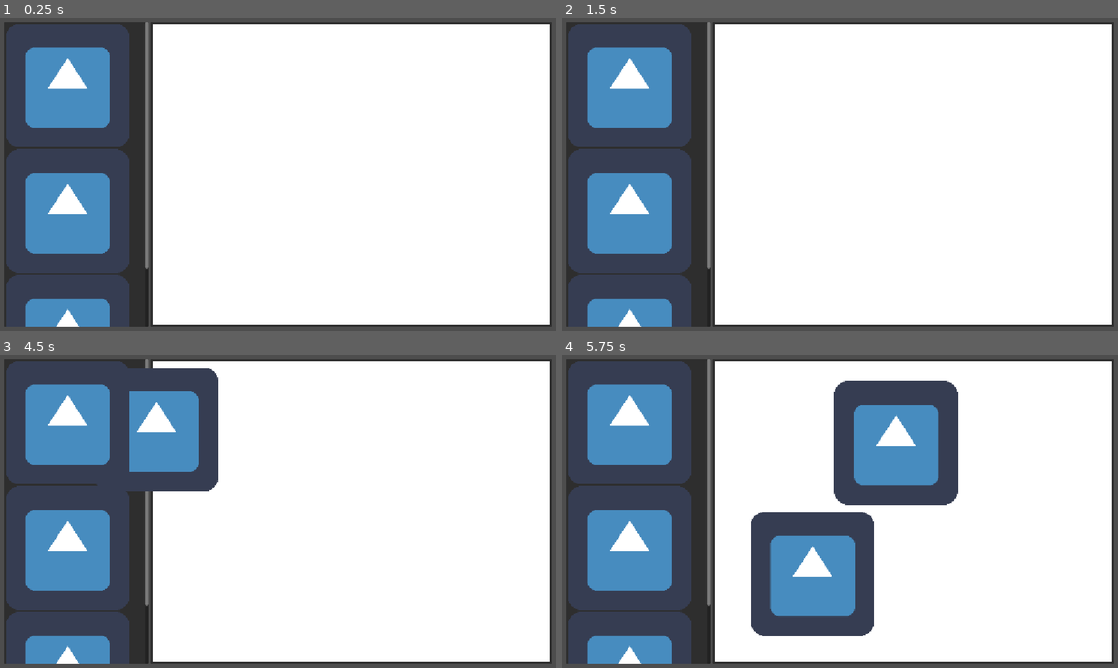
Above: before the commit, frames 1-4 (two rows, left to right).
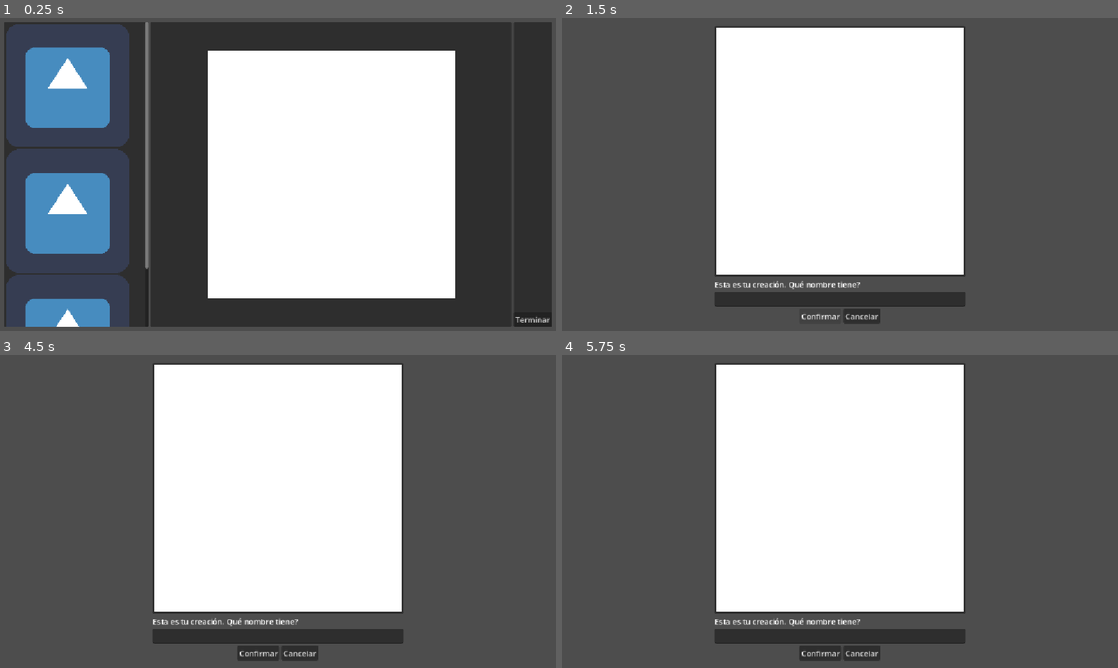
Above: after the commit, the same moments.

Repository: Clovisindo/museo-magico-jam-2
Game: Godot game, scene res://src/canvas.tscn
Two runs of this game, one before a commit and one after it. Both use one fixed random seed, a clock stepped at 60 frames per second and the inputs below. The engine's default icon, where the game draws it, is replaced by a stand-in: a white triangle on a blue panel in a dark square.
Inputs (mouse positions are in pixels of both pictures, inside the frame that each line leads up to):
- Up to frame 1 (0.25 s): no input
- Up to frame 2 (1.5 s): click (1095, 318) at 0.5 s, where only the run after the commit has a clickable "Terminar"; click (817, 315) at 1.25 s, where only the run after the commit has a clickable "Confirmar"
- Up to frame 3 (4.5 s): click (300, 652) at 2 s, where only the run after the commit has a clickable "Cancelar"; click (255, 652) at 2.75 s, where only the run after the commit has a clickable "Confirmar"; click (255, 652) at 3.5 s, where only the run after the commit has a clickable "Confirmar"; tap Enter at 4.25 s; drag from (66, 423) to (333, 442) at 4.27 s
- Up to frame 4 (5.75 s): tap Space at 5 s; drag from (628, 549) to (812, 574) at 5.02 s

The runs differ from the first frame. In frame 1, 33% of the frame differs, in the area x 27-99%, y 1-99%; in frame 2, 49%; in frame 3, 52%; in frame 4, 63%, in the area x 0-100%, y 1-99%.

Commit message:
dialogo de confirmacion

Diff:
--- a/src/canvas.gd
+++ b/src/canvas.gd
@@ -4,6 +4,8 @@
 const PIECES_DIR := "res://assets/pieces/"
 
 func _ready() -> void:
+	%Confirmation.hide()
+	%Main.show()
 	# Cargar imágenes:
 	for file: String in DirAccess.get_files_at(PIECES_DIR):
 		if file.ends_with(".import"):
@@ -16,3 +18,28 @@
 		new_catalog_texture.set_texture(texture)
 		new_catalog_texture.z_index = 100
 		%PieceContainer.add_child(new_catalog_texture)
+
+func create_composite_texture() -> CompositeTexture:
+	var new_composite := CompositeTexture.new()
+	var pieces: Array[TextureRect] = []
+	var positions: Array[Vector2] = []
+	for child: Node in %CanvasRect.get_children():
+		if child is MovableTextureRect:
+			var copy := TextureRect.new()
+			copy.texture = child.texture
+			pieces.push_back(copy)
+			positions.push_back(child.position)
+	new_composite.init(pieces, positions)
+	return new_composite
+
+func _on_submit_button_pressed() -> void:
+	%Main.hide()
+	%Confirmation.show()
+	var canvas_panel: Control = %CanvasPanel
+	#var comp_texture := create_composite_texture()
+	canvas_panel.get_parent().remove_child(canvas_panel)
+	%ConfirmationContainer.add_child(canvas_panel)
+	%ConfirmationContainer.move_child(canvas_panel, 0)
+
+func _on_line_edit_text_changed(new_text: String) -> void:
+	%ConfirmButton.disabled = new_text.is_empty()
--- a/src/canvas.tscn
+++ b/src/canvas.tscn
@@ -18,41 +18,108 @@
 theme_override_constants/margin_right = 8
 theme_override_constants/margin_bottom = 8
 
-[node name="HBoxContainer" type="HBoxContainer" parent="CanvasLayer/MarginContainer" unique_id=160012215]
+[node name="Main" type="Control" parent="CanvasLayer/MarginContainer" unique_id=1265952291]
+unique_name_in_owner = true
 layout_mode = 2
 
-[node name="CatalogPanel" type="PanelContainer" parent="CanvasLayer/MarginContainer/HBoxContainer" unique_id=1591230097]
+[node name="HBoxContainer" type="HBoxContainer" parent="CanvasLayer/MarginContainer/Main" unique_id=160012215]
+layout_mode = 0
+offset_right = 1136.0
+offset_bottom = 632.0
+
+[node name="CatalogPanel" type="PanelContainer" parent="CanvasLayer/MarginContainer/Main/HBoxContainer" unique_id=1591230097]
 layout_mode = 2
 
-[node name="ScrollContainer" type="ScrollContainer" parent="CanvasLayer/MarginContainer/HBoxContainer/CatalogPanel" unique_id=1290338694]
+[node name="ScrollContainer" type="ScrollContainer" parent="CanvasLayer/MarginContainer/Main/HBoxContainer/CatalogPanel" unique_id=1290338694]
 custom_minimum_size = Vector2(300, 0)
 layout_mode = 2
 follow_focus = true
 
-[node name="MarginContainer" type="MarginContainer" parent="CanvasLayer/MarginContainer/HBoxContainer/CatalogPanel/ScrollContainer" unique_id=368954327]
+[node name="MarginContainer" type="MarginContainer" parent="CanvasLayer/MarginContainer/Main/HBoxContainer/CatalogPanel/ScrollContainer" unique_id=368954327]
 layout_mode = 2
 theme_override_constants/margin_left = 4
 theme_override_constants/margin_top = 4
 theme_override_constants/margin_right = 4
 theme_override_constants/margin_bottom = 4
 
-[node name="PieceContainer" type="HFlowContainer" parent="CanvasLayer/MarginContainer/HBoxContainer/CatalogPanel/ScrollContainer/MarginContainer" unique_id=1071667301]
+[node name="PieceContainer" type="HFlowContainer" parent="CanvasLayer/MarginContainer/Main/HBoxContainer/CatalogPanel/ScrollContainer/MarginContainer" unique_id=1071667301]
 unique_name_in_owner = true
 custom_minimum_size = Vector2(256, 0)
 layout_mode = 2
 
-[node name="CanvasPanel" type="PanelContainer" parent="CanvasLayer/MarginContainer/HBoxContainer" unique_id=770087864]
+[node name="CanvasPanel" type="PanelContainer" parent="CanvasLayer/MarginContainer/Main/HBoxContainer" unique_id=770087864]
+unique_name_in_owner = true
 z_as_relative = false
 layout_mode = 2
 size_flags_horizontal = 3
+size_flags_vertical = 3
 
-[node name="MarginContainer" type="MarginContainer" parent="CanvasLayer/MarginContainer/HBoxContainer/CanvasPanel" unique_id=1161123564]
+[node name="CanvasContainer" type="MarginContainer" parent="CanvasLayer/MarginContainer/Main/HBoxContainer/CanvasPanel" unique_id=1161123564]
 layout_mode = 2
 theme_override_constants/margin_left = 4
 theme_override_constants/margin_top = 4
 theme_override_constants/margin_right = 4
 theme_override_constants/margin_bottom = 4
 
-[node name="CanvasRect" type="ColorRect" parent="CanvasLayer/MarginContainer/HBoxContainer/CanvasPanel/MarginContainer" unique_id=2065518428]
+[node name="CanvasRect" type="ColorRect" parent="CanvasLayer/MarginContainer/Main/HBoxContainer/CanvasPanel/CanvasContainer" unique_id=2065518428]
+unique_name_in_owner = true
+custom_minimum_size = Vector2(512, 512)
+layout_mode = 2
+size_flags_horizontal = 4
+size_flags_vertical = 4
+
+[node name="PanelContainer" type="PanelContainer" parent="CanvasLayer/MarginContainer/Main/HBoxContainer" unique_id=435253642]
+layout_mode = 2
+
+[node name="MarginContainer" type="MarginContainer" parent="CanvasLayer/MarginContainer/Main/HBoxContainer/PanelContainer" unique_id=2072485280]
+layout_mode = 2
+
+[node name="SubmitButton" type="Button" parent="CanvasLayer/MarginContainer/Main/HBoxContainer/PanelContainer/MarginContainer" unique_id=938409143]
+layout_mode = 2
+size_flags_vertical = 8
+text = "Terminar"
+
+[node name="Confirmation" type="Control" parent="CanvasLayer/MarginContainer" unique_id=638971364]
+unique_name_in_owner = true
+visible = false
+layout_mode = 2
+
+[node name="ConfirmationContainer" type="VBoxContainer" parent="CanvasLayer/MarginContainer/Confirmation" unique_id=1084832744]
+unique_name_in_owner = true
+layout_mode = 1
+anchors_preset = 8
+anchor_left = 0.5
+anchor_top = 0.5
+anchor_right = 0.5
+anchor_bottom = 0.5
+offset_left = -20.0
+offset_top = -20.0
+offset_right = 20.0
+offset_bottom = 20.0
+grow_horizontal = 2
+grow_vertical = 2
+alignment = 1
+
+[node name="Label" type="Label" parent="CanvasLayer/MarginContainer/Confirmation/ConfirmationContainer" unique_id=967309483]
+layout_mode = 2
+text = "Esta es tu creación. Qué nombre tiene?"
+
+[node name="LineEdit" type="LineEdit" parent="CanvasLayer/MarginContainer/Confirmation/ConfirmationContainer" unique_id=2001334635]
 unique_name_in_owner = true
 layout_mode = 2
+
+[node name="HBoxContainer" type="HBoxContainer" parent="CanvasLayer/MarginContainer/Confirmation/ConfirmationContainer" unique_id=1384061629]
+layout_mode = 2
+alignment = 1
+
+[node name="ConfirmButton" type="Button" parent="CanvasLayer/MarginContainer/Confirmation/ConfirmationContainer/HBoxContainer" unique_id=1663947076]
+unique_name_in_owner = true
+layout_mode = 2
+text = "Confirmar"
+
+[node name="Button2" type="Button" parent="CanvasLayer/MarginContainer/Confirmation/ConfirmationContainer/HBoxContainer" unique_id=765727373]
+layout_mode = 2
+text = "Cancelar"
+
+[connection signal="pressed" from="CanvasLayer/MarginContainer/Main/HBoxContainer/PanelContainer/MarginContainer/SubmitButton" to="." method="_on_submit_button_pressed"]
+[connection signal="text_changed" from="CanvasLayer/MarginContainer/Confirmation/ConfirmationContainer/LineEdit" to="." method="_on_line_edit_text_changed"]
--- /dev/null
+++ b/src/composite_texture.gd
@@ -0,0 +1,7 @@
+class_name CompositeTexture
+extends TextureRect
+
+func init(textures: Array[TextureRect], positions: Array[Vector2]) -> void:
+	for i in range(textures.size()):
+		add_child(textures[i])
+		textures[i].position = positions[i]
Not shown, added: src/composite_texture.gd.uid
